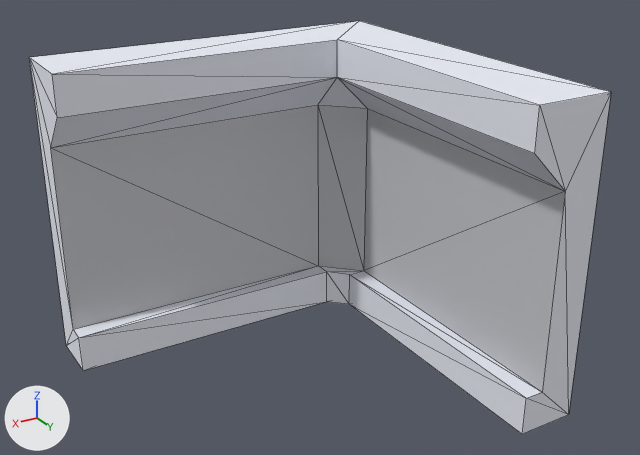
One commit to the glTF model art/Space Interior Elements/object_003.glb: the scene before it, then after it.
Before and after are seen from a 50 mm lens placed at (1.45, 2.377, 1.586), pointed at (0.18, 0.26, 0.527). Every picture has the same lights, and +X, +Y and +Z are marked at lower left. Mesh edges are drawn as thin lines. Where no turn or scale is listed for an object, it has been applied to the vertices. Vertices at the same position are counted once.

Names of what the first picture shows: 'object_003-col'.
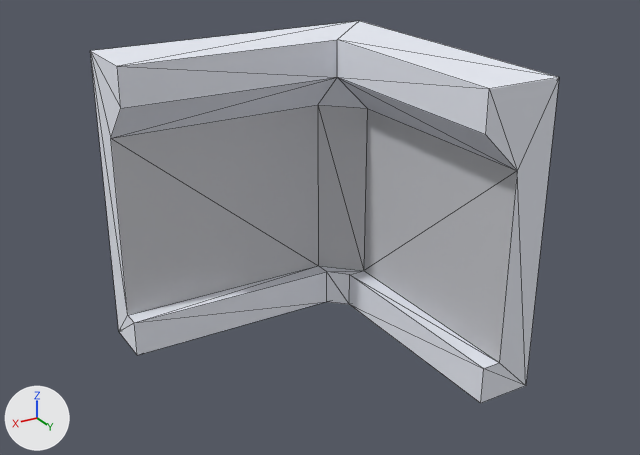
The newer file is also turned or shifted as a whole; pictures and numbers use the older file's frame.

Location of each change, [x1, y1, x2, y2] in pixels of the pictures (640 x 455 px; the box of a moved part takes in the faces that stretch with it):
'object_003-col', reshaped (19% narrower, 7% shorter)
    before: [29, 21, 611, 434]
    after: [90, 21, 559, 403]
part 1 of me_mesh_object_006, moved or reshaped
    before: [337, 21, 611, 434]
    after: [337, 21, 559, 403]
part 2 of me_mesh_object_006, moved or reshaped
    before: [29, 21, 359, 371]
    after: [90, 21, 358, 355]

Diff of the bpy script that builds the scene:
```diff
--- a/art/Space Interior Elements/object_003.glb.py
+++ b/art/Space Interior Elements/object_003.glb.py
@@ me_mesh_object_006 @@
 me_mesh_object_006.from_pydata(...)  # 30 vertices, 56 faces; spans x -0.355..0.832, y -0.355..0.832, z 0.002..1.002
 # used by ob_object_003_col; location = (0.0, 0.0, 0.0)
 # before: 3 (-0.355, 0.832, 1.002) at pixel (611, 91), 4 (-0.355, 0.832, 0.002) at pixel (568, 414), 5 (-0.168, 0.832, 0.002) at pixel (522, 434), 7 (-0.168, 0.832, 0.127) at pixel (526, 398), 19 (-0.105, 0.832, 0.877) at pixel (534, 153)
 # before: 21 (-0.105, 0.832, 1.002) at pixel (539, 105), 26 (-0.23, 0.832, 0.752) at pixel (565, 191), 27 (-0.23, 0.832, 0.127) at pixel (542, 392)
 # before: 9 (0.832, -0.168, 0.002) at pixel (83, 370), 10 (0.832, -0.355, 0.002) at pixel (66, 345), 11 (0.832, -0.168, 0.127) at pixel (78, 337), 12 (0.832, -0.23, 0.127) at pixel (73, 329), 13 (0.832, -0.355, 1.002) at pixel (29, 57)
 # before: 14 (0.832, -0.23, 0.752) at pixel (50, 147), 15 (0.832, -0.105, 0.877) at pixel (57, 117), 16 (0.832, -0.105, 1.002) at pixel (52, 74)
+# me_mesh_object_006 part 1
+for i in [3, 4, 5, 7, 19, 21, 26, 27]: me_mesh_object_006.vertices[i].co += Vector((0.0, -0.185, 0.0))
+# me_mesh_object_006 part 2
+for i in [*range(9, 17)]: me_mesh_object_006.vertices[i].co += Vector((-0.188, 0.0, 0.0))
 me_mesh_object_006.materials.append(mat_metallight_006)
```
